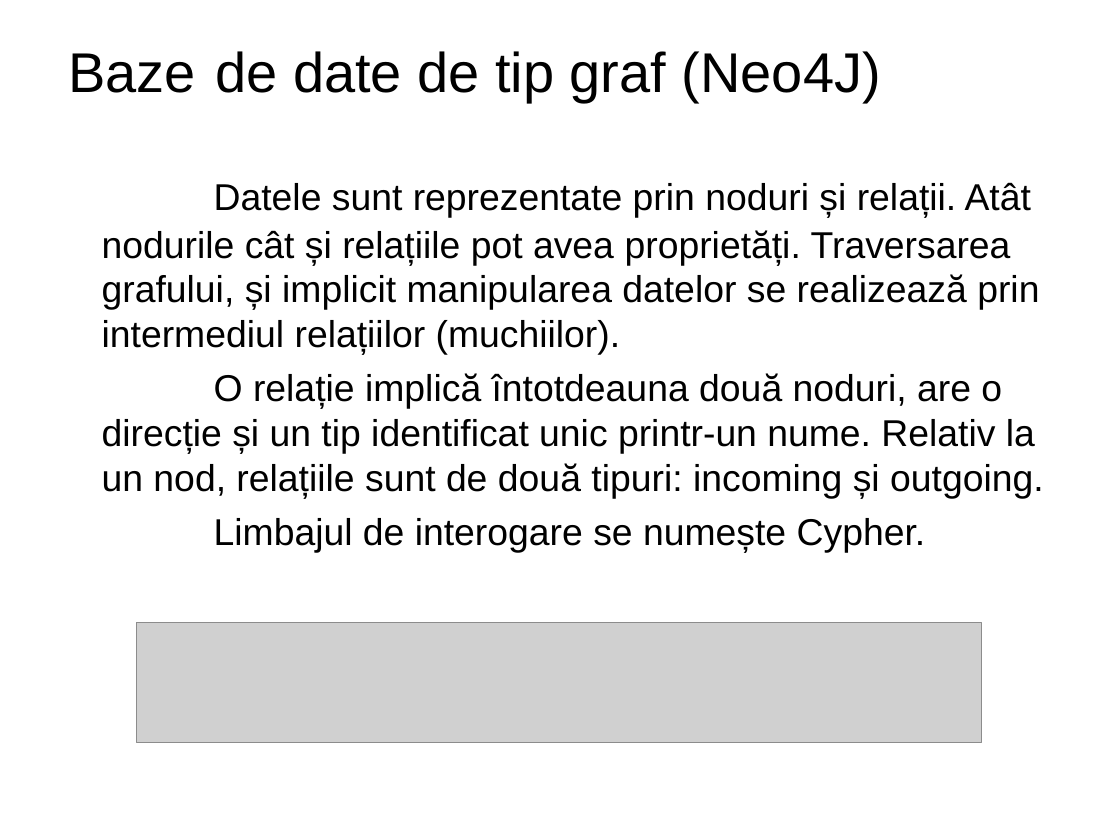
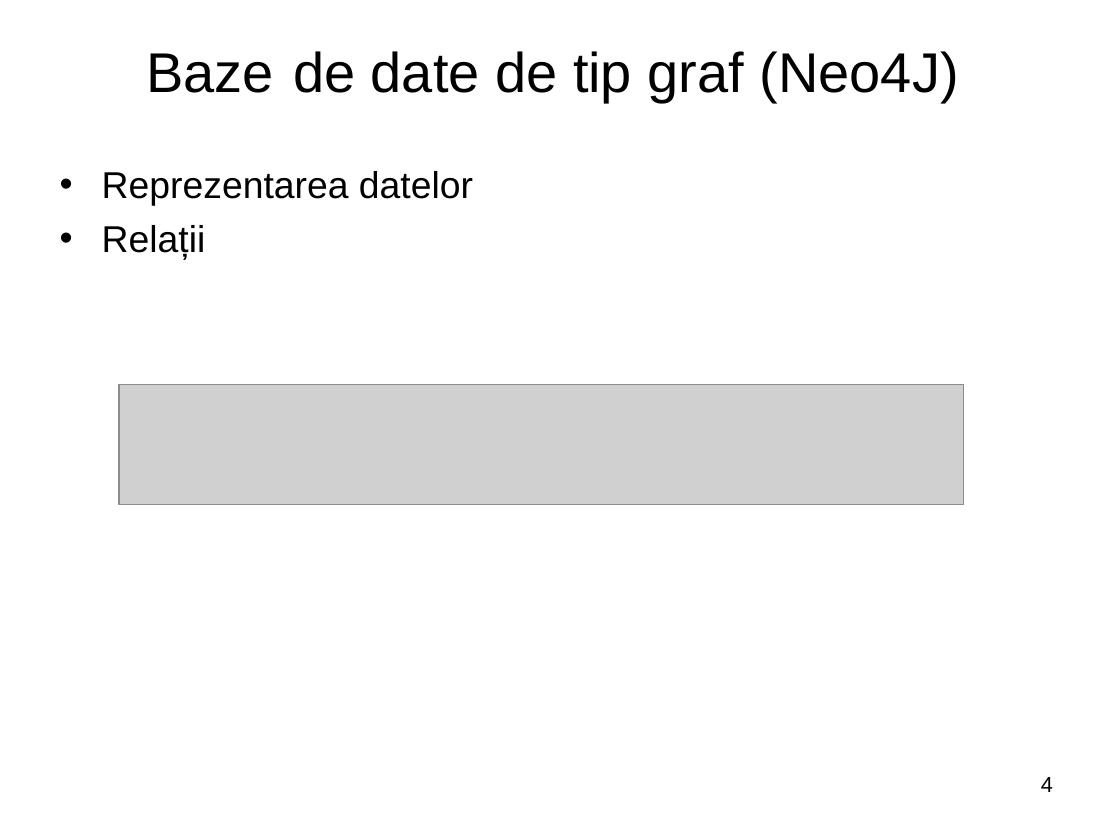
Before and after one commit to mariusolaru/Licenta, a slide deck: slide 4 of Licenta2018OlaruMariusGeorge/Prezentare.ppt (slide 5 before the commit). Drawn at 1120x840 pixels with LibreOffice and Linux fonts; fonts in the diff are those of the drawing; grey boxes stand for pictures; background and template pictures are left out. Boxes give left, top, right and bottom in pixels: in the first picture for what was removed or moved away, otherwise in the second. Text is boxed around its words. In the diff, an @@ line names an element or a change of style, - is before the commit and + after.

```diff
--- a/Licenta2018OlaruMariusGeorge/Prezentare.ppt
+++ b/Licenta2018OlaruMariusGeorge/Prezentare.ppt
@@ title "Baze de date de tip ...": place and size @@
-title "Baze de date de tip ..." at (69,51,881,102)
+title "Baze de date de tip ..." at (146,51,959,102)
@@ text at (102,171,473,260): text changed @@
-Datele sunt reprezentate prin noduri și relații. Atât nodurile cât și relațiile pot avea proprietăți. Traversarea grafului, și implicit manipularea datelor se realizează prin intermediul relațiilor (muchiilor).
-O relație implică întotdeauna două noduri, are o direcție și un tip identificat unic printr-un nume. Relativ la un nod, relațiile sunt de două tipuri: incoming și outgoing.
-Limbajul de interogare se numește Cypher.
+• Reprezentarea datelor
+• Relații
@@ picture: place and size @@
-picture at (137,623,981,743)
+picture at (119,385,963,505)
@@ page number added at (1041,777,1053,792), 14 pt, text #000000 @@
+4
```
Also in this commit, not shown: 11 other slides changed, 3 slides added, 3 slides removed.
